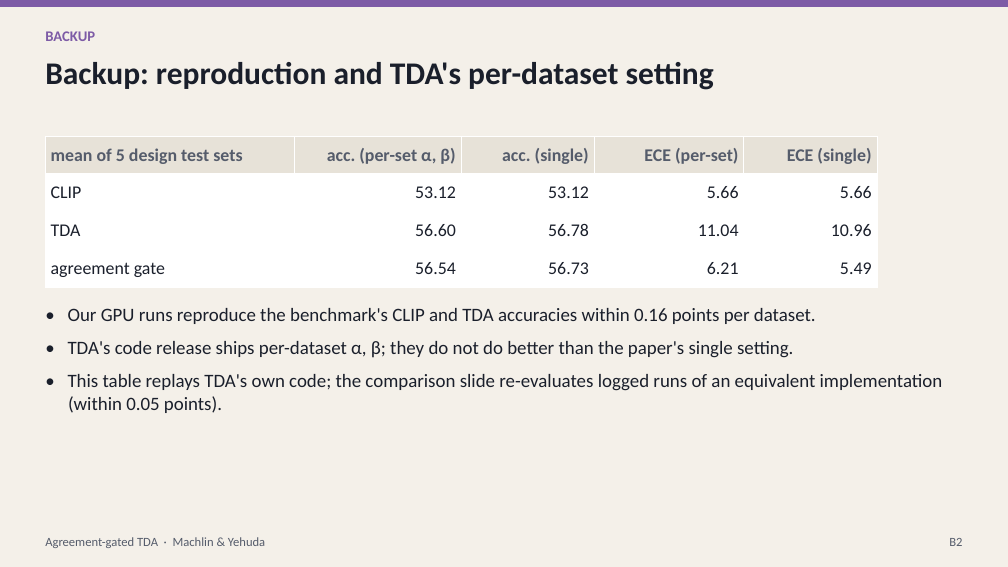
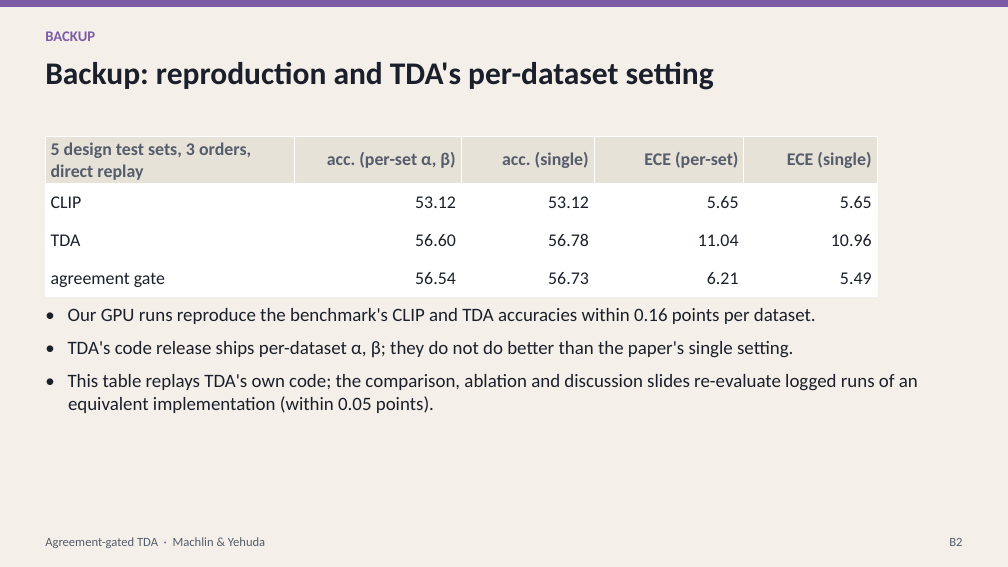
Before and after one commit to macwave12/deep_project_calibration_aware_tta, a slide deck: slide 19 of presentation/calibration_aware_tta.pptx. Drawn at 1008x567 pixels with LibreOffice and Linux fonts; fonts in the diff are those of the drawing. Boxes give left, top, right and bottom in pixels: in the first picture for what was removed or moved away, otherwise in the second. Text is boxed around its words. In the diff, an @@ line names an element or a change of style, - is before the commit and + after.

```diff
--- a/presentation/calibration_aware_tta.pptx
+++ b/presentation/calibration_aware_tta.pptx
@@ table at (45, 136, 877, 291) @@
-row 1, column 1: mean of 5 design test sets
+row 1, column 1: 5 design test sets, 3 orders, direct replay
-row 2, column 4: 5.66
+row 2, column 4: 5.65
-row 2, column 5: 5.66
+row 2, column 5: 5.65
@@ text at (68, 374, 918, 413): text changed @@
-• This table replays TDA's own code; the comparison slide re-evaluates logged runs of an equivalent implementation (within 0.05 points).
+• This table replays TDA's own code; the comparison, ablation and discussion slides re-evaluate logged runs of an equivalent implementation (within 0.05 points).
```
Also in this commit, not shown: 13 other slides changed, 21 other files.
